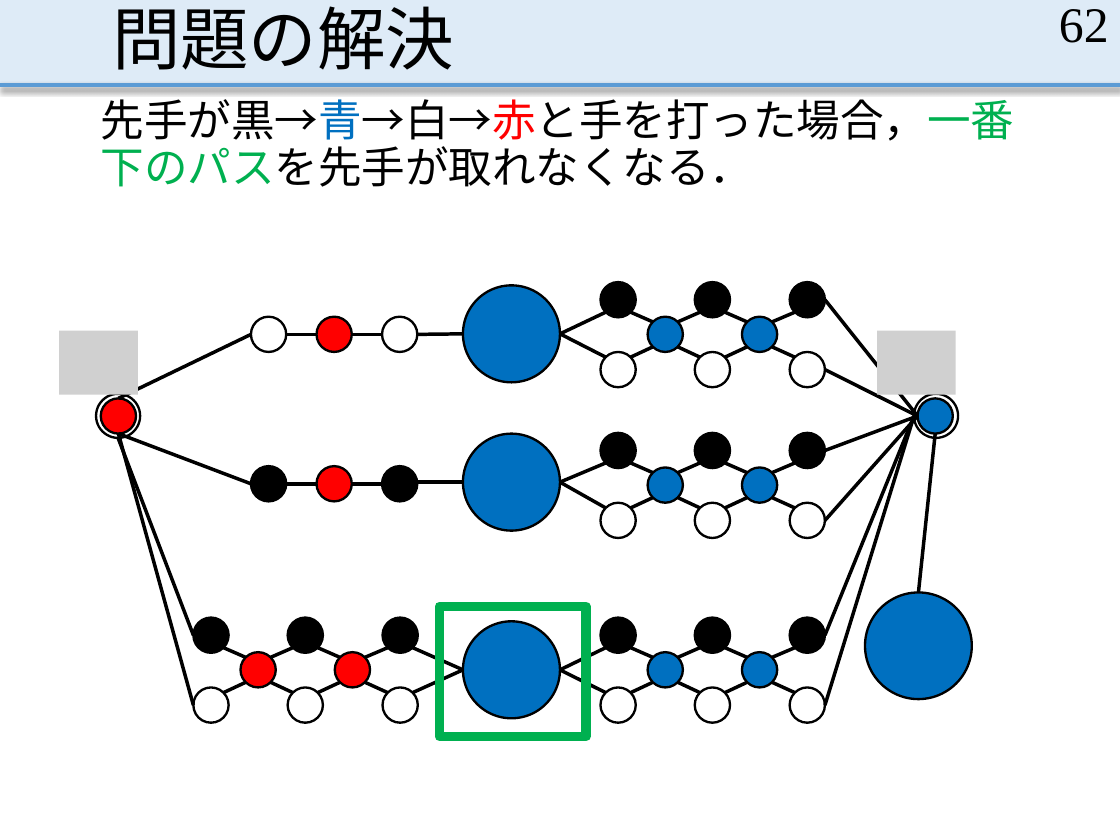
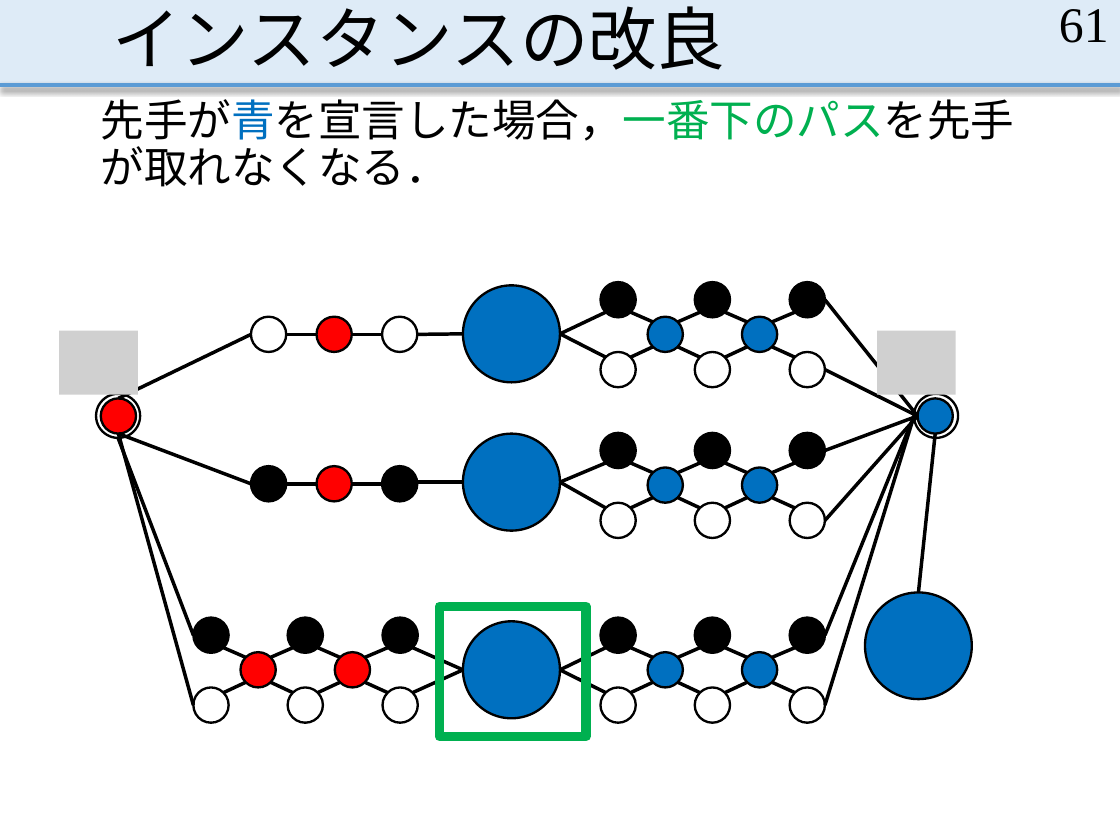
Before and after one commit to MasayaOda/SR, a slide deck: slide 61 of 191120oda.pptx (slide 62 before the commit). Drawn at 1120x840 pixels with LibreOffice and Linux fonts; fonts in the diff are those of the drawing; grey boxes stand for pictures. Boxes give left, top, right and bottom in pixels: in the first picture for what was removed or moved away, otherwise in the second. Text is boxed around its words. In the diff, an @@ line names an element or a change of style, - is before the commit and + after.

```diff
--- a/191120oda.pptx
+++ b/191120oda.pptx
@@ title at (112, 6, 725, 70): text changed @@
-問題の解決
+インスタンスの改良
@@ page number at (1059, 9, 1109, 43): text changed @@
-62
+61
@@ text at (101, 92, 1014, 187): text changed @@
-先手が黒→青→白→赤と手を打った場合，一番下のパスを先手が取れなくなる．
+先手が青を宣言した場合，一番下のパスを先手が取れなくなる．
```
Also in this commit, not shown: 57 other slides changed, 6 slides added, 3 slides removed, 2 other files.
